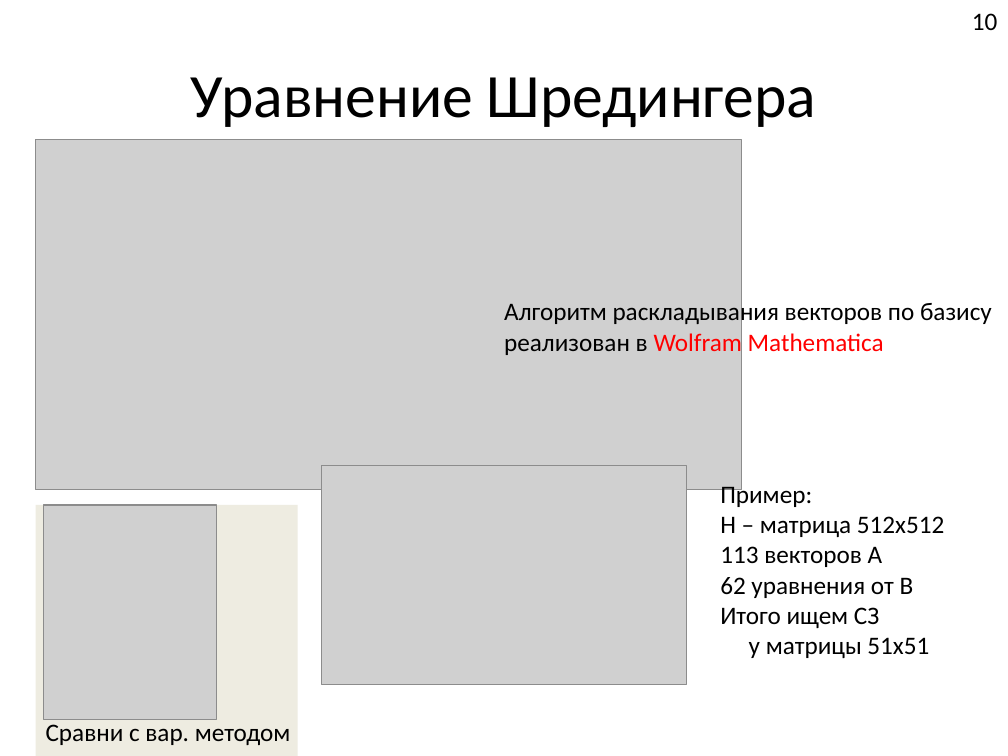
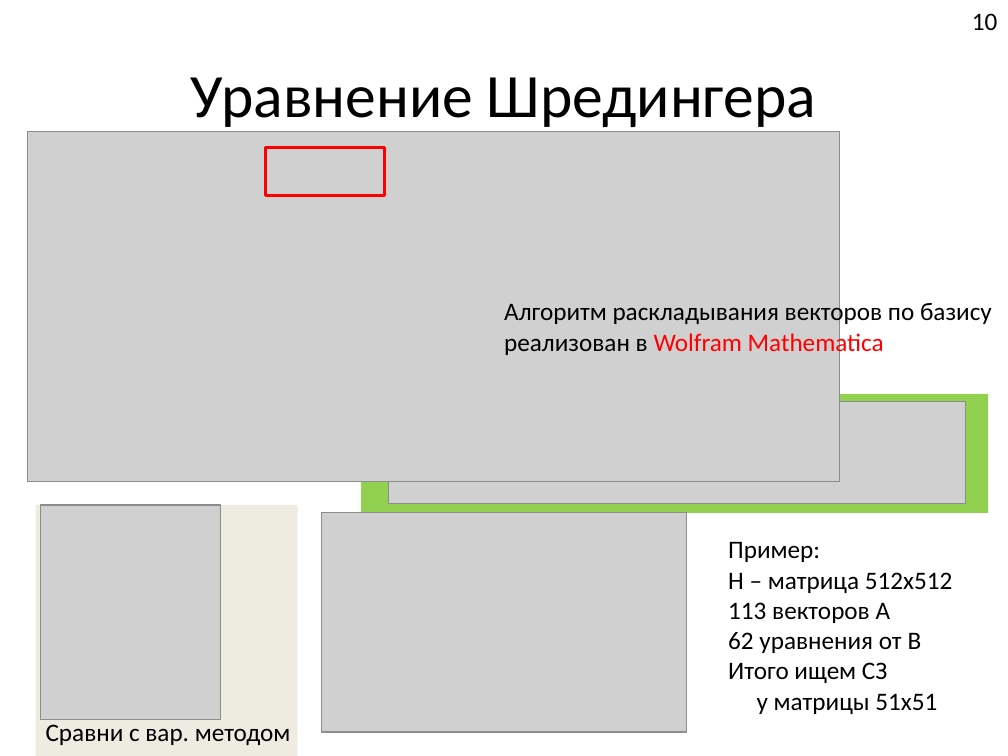
Before and after one commit to FeelUsM/zadrotstvo1, a slide deck: slide 10 of LaTeX-поделки/Системы спинов 1.pptx. Drawn at 1008x756 pixels with LibreOffice and Linux fonts; fonts in the diff are those of the drawing; grey boxes stand for pictures. Boxes give left, top, right and bottom in pixels: in the first picture for what was removed or moved away, otherwise in the second. Text is boxed around its words. In the diff, an @@ line names an element or a change of style, - is before the commit and + after.

```diff
--- a/LaTeX-поделки/Системы спинов 1.pptx
+++ b/LaTeX-поделки/Системы спинов 1.pptx
@@ picture: place and size @@
-picture at (35, 140, 741, 490)
+picture at (28, 132, 840, 482)
@@ rectangle added at (266, 148, 385, 196), outline #FF0000 2 pt @@
@@ rectangle added at (361, 394, 988, 513), fill #92D050 @@
@@ picture added at (389, 402, 966, 504) @@
@@ picture: place and size @@
-picture at (43, 505, 217, 720)
+picture at (40, 505, 221, 719)
@@ picture: place and size @@
-picture at (322, 466, 686, 684)
+picture at (322, 513, 686, 732)
@@ text "Пример:": place and size @@
-text "Пример:" at (720, 482, 944, 658)
+text "Пример:" at (728, 541, 952, 714)
```
Also in this commit, not shown: 12 other slides changed, 25 other files.
